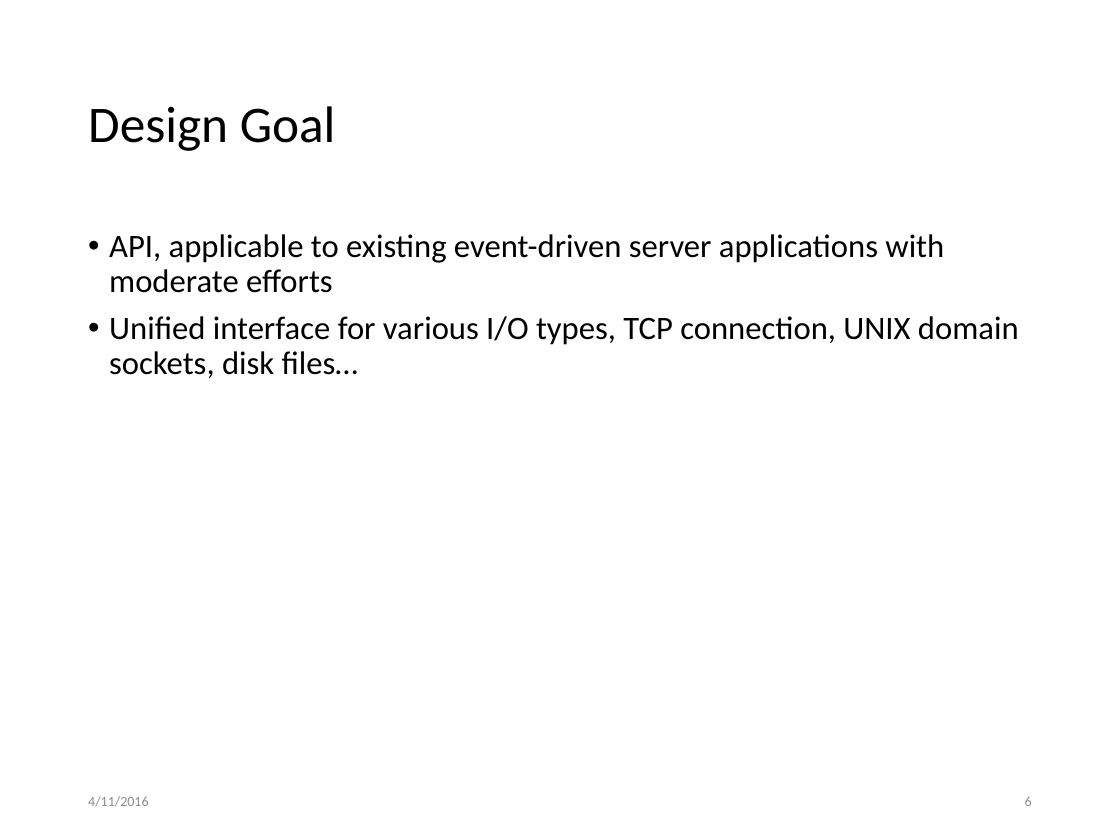
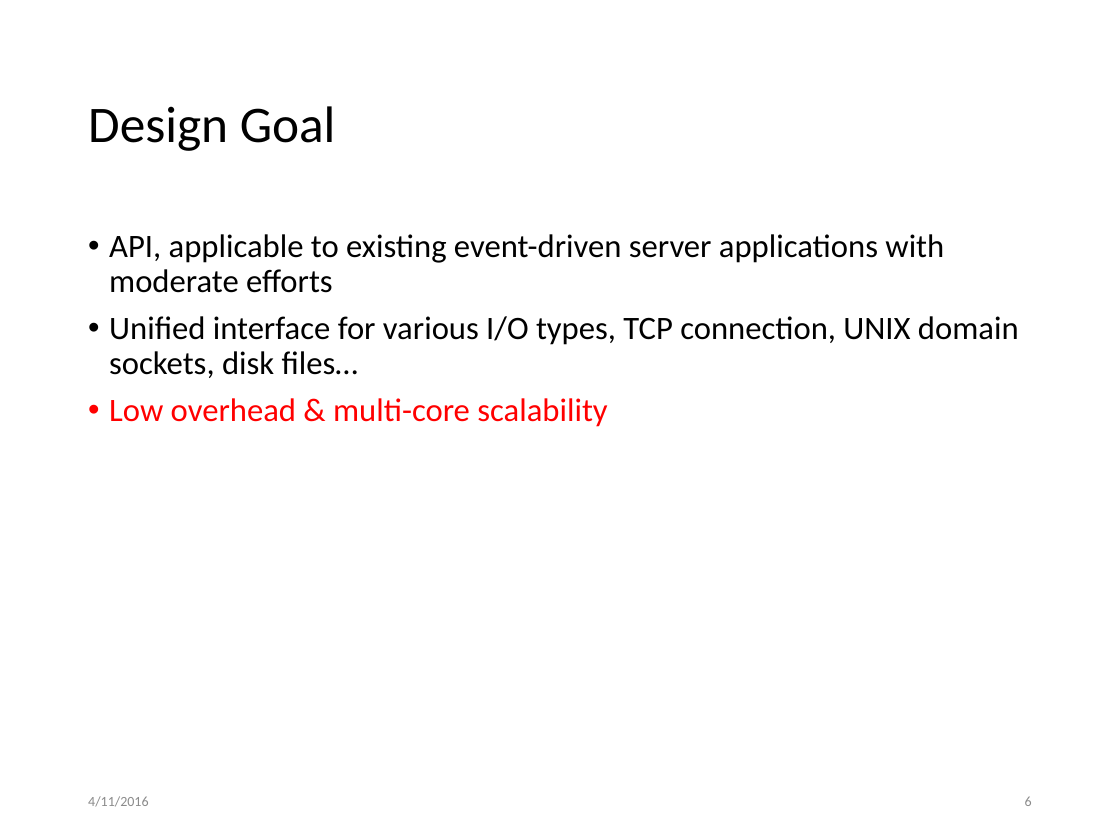
Before and after one commit to Doffery/v9-cpu, a slide deck: slide 6 of root/usr/paper_report/midterm.pptx. Drawn at 1120x840 pixels with LibreOffice and Linux fonts; fonts in the diff are those of the drawing. Boxes give left, top, right and bottom in pixels: in the first picture for what was removed or moved away, otherwise in the second. Text is boxed around its words. In the diff, an @@ line names an element or a change of style, - is before the commit and + after.

```diff
--- a/root/usr/paper_report/midterm.pptx
+++ b/root/usr/paper_report/midterm.pptx
@@ text at <box>109,398,607,427</box>: paragraph added @@
+• Low overhead & multi-core scalability
```
Also in this commit, not shown: 5 other slides changed, 1 slide removed.
